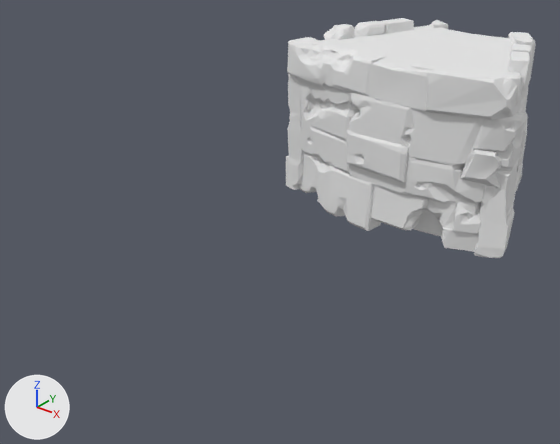
The FBX model Assets/Models/New/lock_wall.fbx as it was, and as the next commit left it.
One viewpoint serves both versions: a 50 mm camera at (11.36, -21.64, 10.62) aimed at (-0.75, -6.49, 1.23). Every picture has the same lights, and +X, +Y and +Z are marked at lower left. Where no turn or scale is listed for an object, it has been applied to the vertices.

Objects in the first picture: 'walls2.001'.
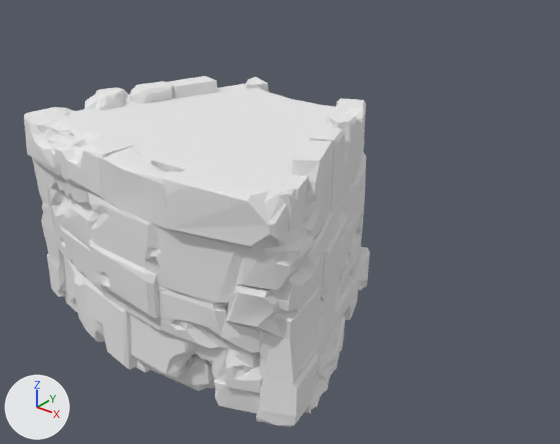
Where the change shows, as pixel boxes [x1, y1, x2, y2] in the pictures (560 x 444 px; the box of a moved part takes in the faces that stretch with it):
'walls2.001', reshaped, moved (38% wider, 46% taller)
    before: [286, 18, 536, 258]
    after: [24, 76, 370, 427]
part 1 of me_mesh_012, moved or reshaped
    before: [287, 40, 527, 252]
    after: [24, 112, 313, 414]
part 2 of me_mesh_012, moved or reshaped
    before: [319, 25, 520, 236]
    after: [69, 83, 336, 224]
part 3 of me_mesh_012, moved or reshaped
    before: [474, 32, 536, 258]
    after: [256, 98, 370, 427]
part 4 of me_mesh_012, moved or reshaped
    before: [286, 18, 448, 190]
    after: [27, 76, 269, 297]
part 5 of me_mesh_012, added
    after: [64, 290, 358, 414]

Diff of the bpy script that builds the scene:
```diff
--- a/Assets/Models/New/lock_wall.fbx.py
+++ b/Assets/Models/New/lock_wall.fbx.py
@@ me_mesh_012 @@
 # used by ob_walls2_001; location = (0.16, -0.8, 2.6)
-me_mesh_012.from_pydata(...)  # 2556 vertices, 5024 faces; spans x -4.11..4.02, y -2.56..4.01, z -2.72..2.79
+me_mesh_012.from_pydata(...)  # 3763 vertices, 7436 faces; spans x -4.17..3.95, y -2.98..3.59, z -2.51..2.89
+# me_mesh_012 part 1: the loose piece of 978 vertices spanning x -3.92..3.92, y -2.56..-0.7, z -2.72..2.62 is scaled about its middle by (1, 1, 0.945), then moved by (-0.07, -0.42, 0.26)
+# me_mesh_012 part 2: the loose piece of 20 vertices spanning x -3.32..3.53, y -1.75..3.6, z -2.53..2.45 is scaled about its middle by (1, 1, 0.945), then moved by (-0.07, -0.42, 0.26)
+# me_mesh_012 part 3: the loose piece of 779 vertices spanning x 1.18..4.02, y -2.03..3.88, z -2.58..2.79 is scaled about its middle by (1, 1, 0.945), then moved by (-0.07, -0.42, 0.25)
+# me_mesh_012 part 4: the loose piece of 779 vertices spanning x -4.11..-0.94, y -1.65..4.01, z -2.58..2.79 is scaled about its middle by (1, 1, 0.945), then moved by (-0.07, -0.42, 0.25)
+# me_mesh_012 part 5: a new loose piece of 1207 vertices spanning x -3.77..3.75, y -2.6..3.03, z -2.51..-1.47, in mat_material (its picture is missing)
 me_mesh_012.materials.append(mat_material)
@@ ob_walls2_001 @@
 ob_walls2_001 = bpy.data.objects.new('walls2.001', me_mesh_012)
-ob_walls2_001.location = (0.16, -0.8, 2.6)
+ob_walls2_001.location = (0.23, -10.04, 2.55)
```
